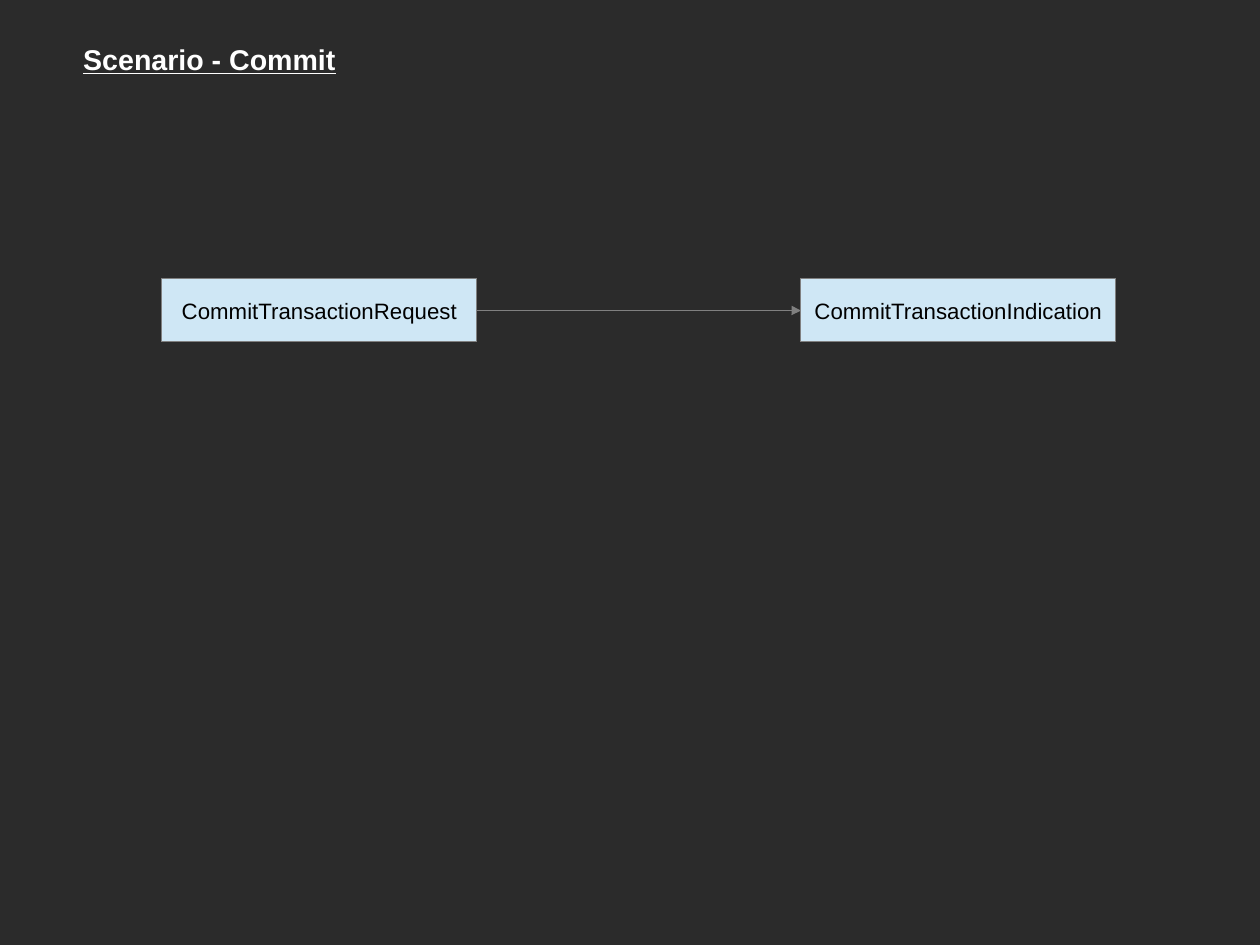
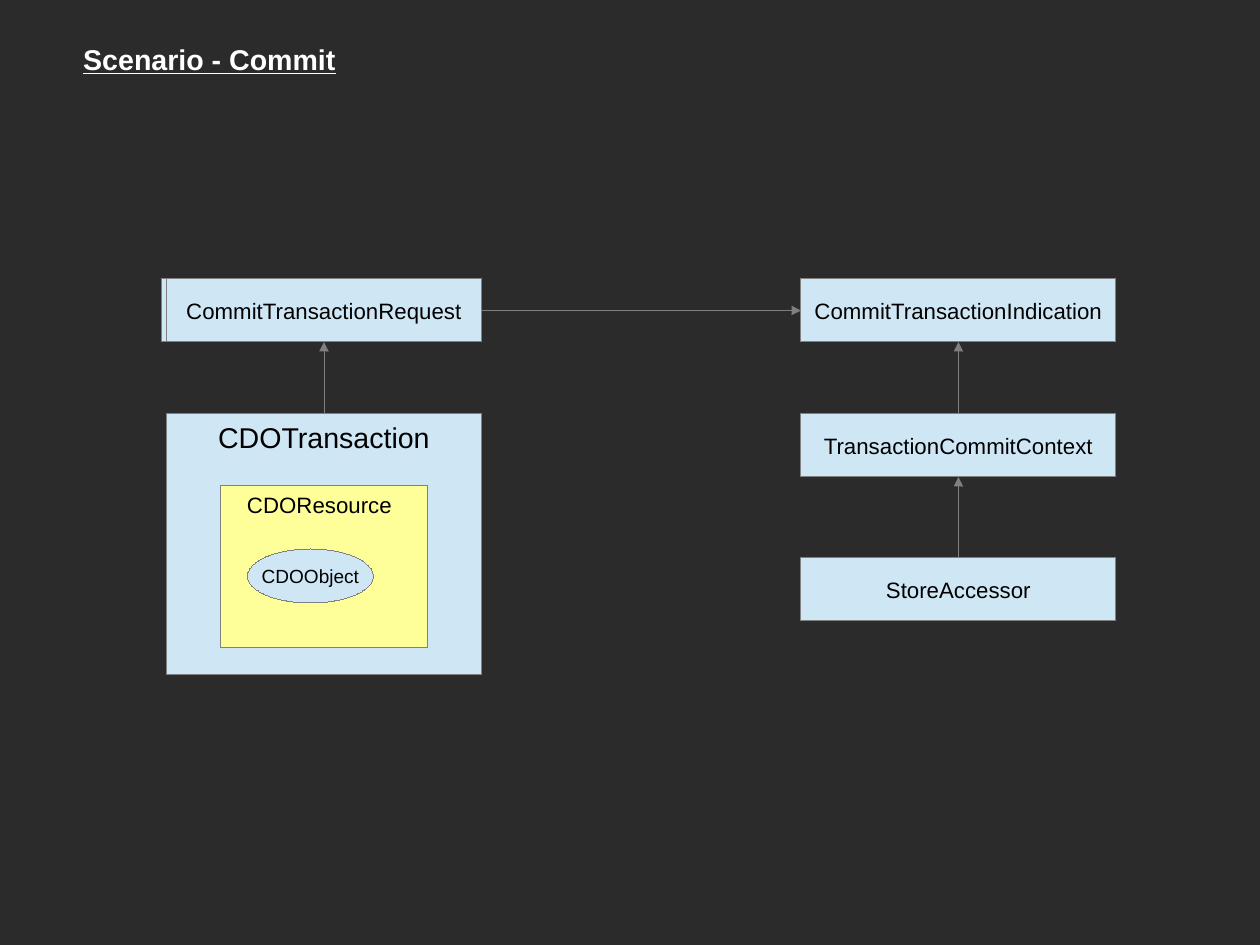
Before and after one commit to rytina/cdo-light, a slide deck: slide 1 of LibraryCreator/docu/descriptions/scenario descriptions.odp. Drawn at 1260x945 pixels with LibreOffice and Linux fonts; fonts in the diff are those of the drawing; background and template pictures are left out; a plain dark background stands for a picture behind light text. Boxes give left, top, right and bottom in pixels: in the first picture for what was removed or moved away, otherwise in the second. Text is boxed around its words. In the diff, an @@ line names an element or a change of style, - is before the commit and + after.

Commit message:
Update issue 2 created a slide to visualize communication between server & client

```diff
--- a/LibraryCreator/docu/descriptions/scenario descriptions.odp
+++ b/LibraryCreator/docu/descriptions/scenario descriptions.odp
@@ rectangle added at <box>167,279,483,342</box>, fill #CFE7F5, outline #808080 0 pt, 14 pt, text #000000 @@
+CommitTransactionRequest
@@ elbow arrow added from (324, 414) to (325, 342), #808080 0 pt @@
@@ elbow arrow added from (959, 414) to (959, 342), #808080 0 pt @@
@@ rectangle added at <box>167,414,483,675</box>, fill #CFE7F5, outline #808080 0 pt, 18 pt, text #000000 @@
+CDOTransaction
@@ rectangle added at <box>802,414,1117,477</box>, fill #CFE7F5, outline #808080 0 pt, 14 pt, text #000000 @@
+TransactionCommitContext
@@ elbow arrow added from (959, 558) to (959, 477), #808080 0 pt @@
@@ rectangle added at <box>221,486,428,648</box>, fill #FFFF99, outline #808080 0 pt, 14 pt, text #000000 @@
+CDOResource
@@ ellipse added at <box>248,549,374,603</box>, fill #CFE7F5, outline #808080 0 pt, 12 pt, text #000000 @@
+CDOObject
@@ rectangle added at <box>802,558,1117,621</box>, fill #CFE7F5, outline #808080 0 pt, 14 pt, text #000000 @@
+StoreAccessor
```
Also in this commit, not shown: 1 other file.
